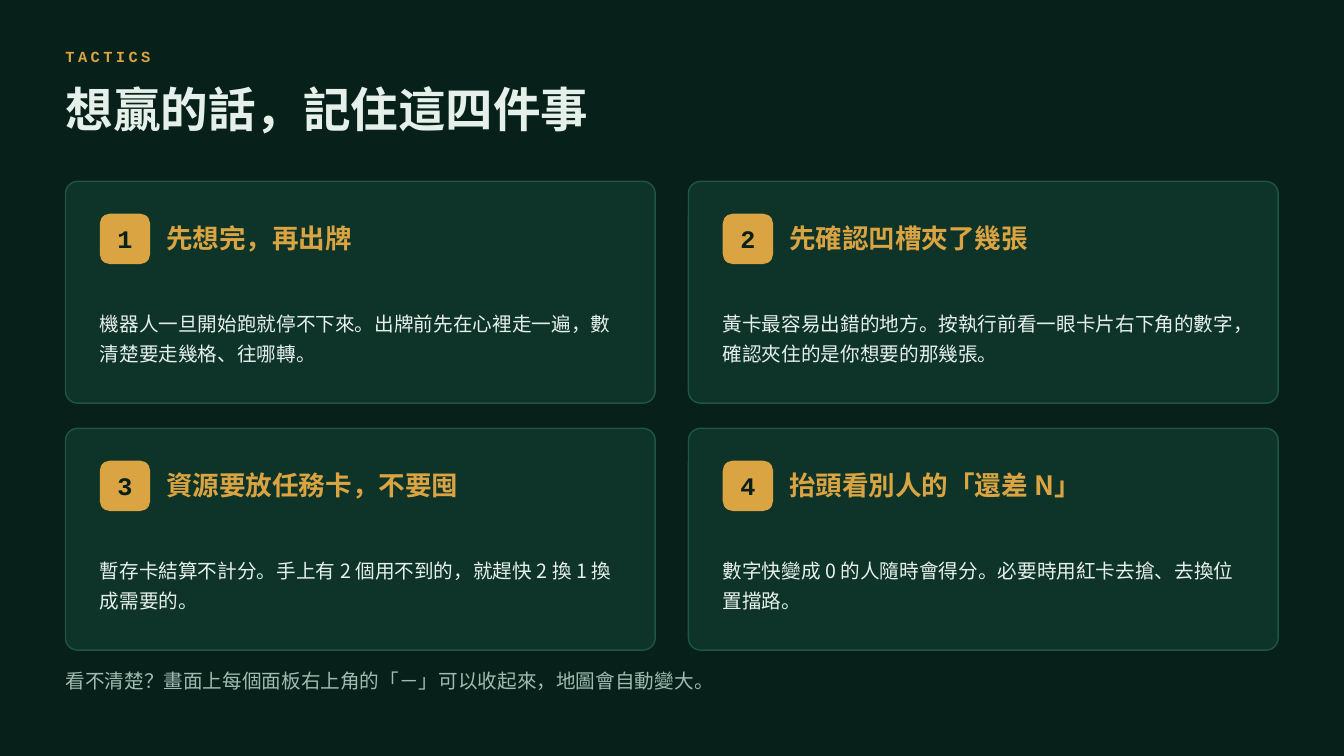
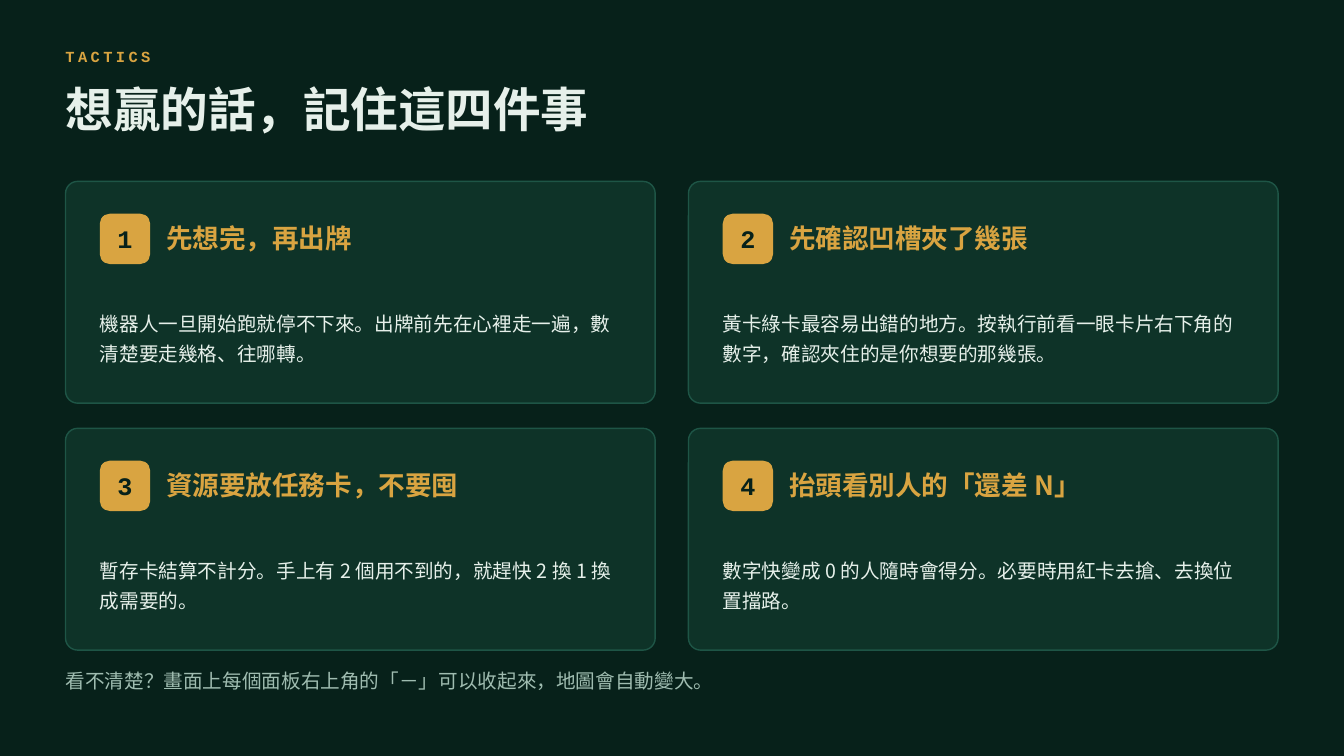
Before and after one commit to jack1214w/robot-city, a slide deck: slide 12 of 機器人蓋城市-遊戲規則.pptx. Drawn at 1344x756 pixels with LibreOffice and Linux fonts; fonts in the diff are those of the drawing. Boxes give left, top, right and bottom in pixels: in the first picture for what was removed or moved away, otherwise in the second. Text is boxed around its words. In the diff, an @@ line names an element or a change of style, - is before the commit and + after.

```diff
--- a/機器人蓋城市-遊戲規則.pptx
+++ b/機器人蓋城市-遊戲規則.pptx
@@ text at box(723, 314, 1233, 363): text changed @@
-黃卡最容易出錯的地方。按執行前看一眼卡片右下角的數字，確認夾住的是你想要的那幾張。
+黃卡綠卡最容易出錯的地方。按執行前看一眼卡片右下角的數字，確認夾住的是你想要的那幾張。
```
Also in this commit, not shown: 5 other slides changed, 2 other files.
